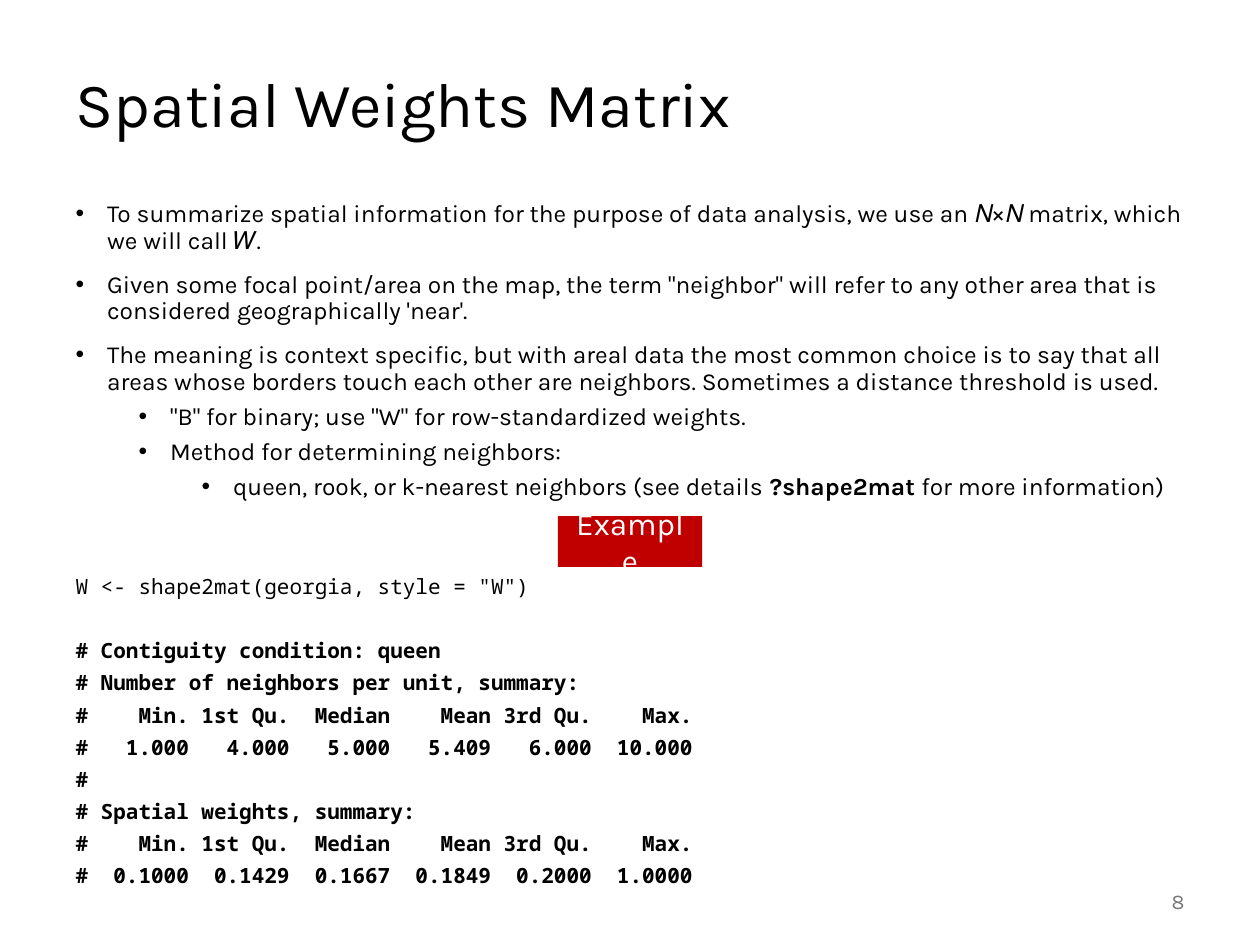
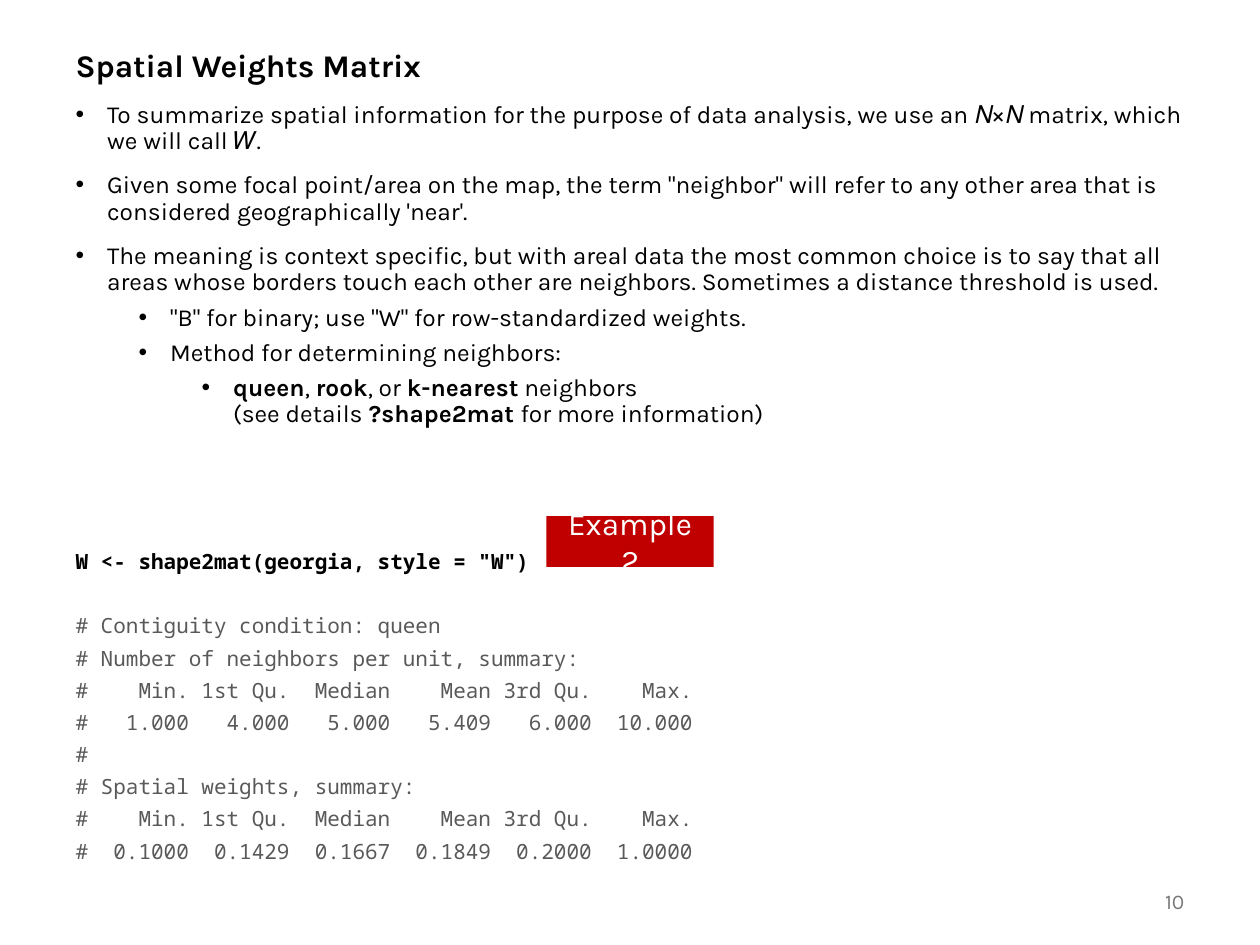
Before and after one commit to abuabara/abuabara.github.io, a slide deck: slide 10 of DAEN489S26/week12_slides.pptx (slide 8 before the commit). Drawn at 1260x945 pixels with LibreOffice and Linux fonts; fonts in the diff are those of the drawing. Boxes give left, top, right and bottom in pixels: in the first picture for what was removed or moved away, otherwise in the second. Text is boxed around its words. In the diff, an @@ line names an element or a change of style, - is before the commit and + after.

```diff
--- a/DAEN489S26/week12_slides.pptx
+++ b/DAEN489S26/week12_slides.pptx
@@ text "Spatial Weights Matrix": place and size @@
-text "Spatial Weights Matrix" at <box>107,204,1181,501</box>
+text "Spatial Weights Matrix" at <box>76,54,1181,428</box>
@@ text at <box>76,54,421,85</box>: paragraph added @@
+Spatial Weights Matrix
@@ title removed at <box>76,83,730,142</box> @@
-Spatial Weights Matrix
@@ text at <box>233,379,764,428</box>: bold on in "queen, rook, k-nearest" @@
@@ rectangle "Example 2": place and size @@
-rectangle "Example 2" at <box>558,517,702,567</box>
+rectangle "Example 2" at <box>547,517,714,567</box>
@@ text in rectangle at <box>568,507,692,580</box>: text changed @@
-Example
+Example 2
@@ text "W <- shape2mat(georgia, style = ...": place and size @@
-text "W <- shape2mat(georgia, style = ..." at <box>76,578,693,884</box>
+text "W <- shape2mat(georgia, style = ..." at <box>76,552,693,859</box>
@@ text "W <- shape2mat(georgia, style = ..." at <box>76,552,693,859</box>: bold on in "W <- shape2mat(georgia, style = "W")"; text colour #000000 to #595959, bold off in "# Contiguity condition: queen", "# Number of neighbors per unit, summary:", "# Min. 1st Qu. Median Mean 3rd ...", "# 1.000 4.000 5.000 5.409 6.000 10.000" and 4 more places @@
@@ page number at <box>1165,895,1184,909</box>: text changed @@
-8
+10
```
Also in this commit, not shown: 5 other slides changed, 14 slides added, 1 slide removed, 1 other file.
